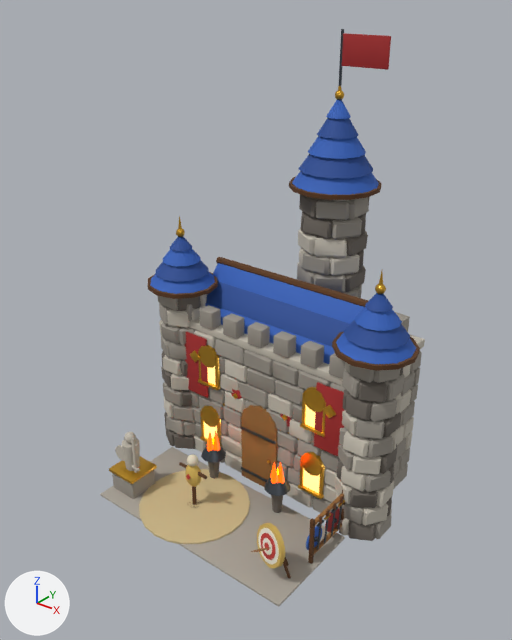
The glTF model modele3d/export/mapa/koszary_poz20.glb as it was, and as the next commit left it.
Rendered twice from a camera (50 mm lens) standing at (10.7, -13.44, 13.85) and looking at (0.01, -0.08, 5.57). The axes (+X, +Y, +Z) are drawn at lower left. The lights are the same throughout. The first picture is the older version. Vertices at exactly the same position are counted once.

Objects in the first picture: 'koszary_poz20'.
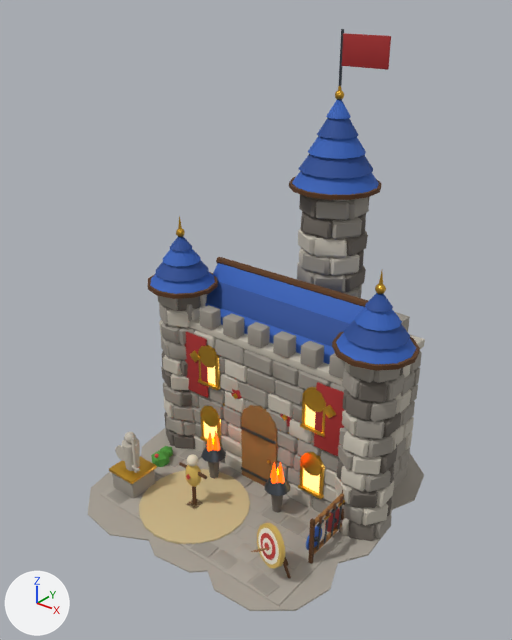
Where the change shows, as pixel boxes [x1, y1, x2, y2] in the pictures (512 x 640 px):
```json
{"object": "koszary_poz20", "change": "reshaped", "before": [100, 29, 425, 607], "after": [88, 29, 425, 611]}
{"part": 1, "of": "me_koszary_poz20", "change": "added", "after": [88, 472, 149, 541]}
{"part": 2, "of": "me_koszary_poz20", "change": "added", "after": [141, 428, 202, 461]}
{"part": 3, "of": "me_koszary_poz20", "change": "added", "after": [144, 526, 208, 573]}
{"part": 4, "of": "me_koszary_poz20", "change": "added", "after": [219, 462, 268, 496], "on screen": "mostly hidden"}
{"part": 5, "of": "me_koszary_poz20", "change": "added", "after": [204, 560, 338, 611]}
{"part": 6, "of": "me_koszary_poz20", "change": "added", "after": [283, 495, 386, 565]}
{"part": 7, "of": "me_koszary_poz20", "change": "added", "after": [391, 454, 424, 510]}
{"part": 8, "of": "me_koszary_poz20", "change": "added", "after": [107, 446, 326, 597]}
```

The change, as JSON lines over the scene's bpy script:
```json
{"op": "add", "block": "mat_mapa_leaves", "code": ["mat_mapa_leaves = principled_material('mapa_leaves')", "mat_mapa_leaves.base_color = (0.0782, 0.323, 0.0423)  # green #4f9a3a", "mat_mapa_leaves.roughness = 0.85"]}
{"op": "add", "block": "mat_mapa_flower_r", "code": ["mat_mapa_flower_r = principled_material('mapa_flower_r')", "mat_mapa_flower_r.base_color = (0.745, 0.0648, 0.0648)  # red #e04848", "mat_mapa_flower_r.roughness = 0.7"]}
{"op": "add", "block": "mat_mapa_flower_y", "code": ["mat_mapa_flower_y = principled_material('mapa_flower_y')", "mat_mapa_flower_y.base_color = (0.888, 0.631, 0.0685)  # yellow #f2d04a", "mat_mapa_flower_y.roughness = 0.7"]}
{"block": "me_koszary_poz20", "where": "# used by ob_koszary_poz20; location = (0.0, 0.0, 0.0)"}
{"op": "remove", "block": "me_koszary_poz20", "code": "me_koszary_poz20.from_pydata(...)  # 15774 vertices, 29424 faces; spans x -4.37..4.37, y -3.5..4.87, z -0.01..12.6"}
{"op": "add", "block": "me_koszary_poz20", "code": "me_koszary_poz20.from_pydata(...)  # 17346 vertices, 32256 faces; spans x -4.37..4.37, y -4.22..4.87, z -0.13..12.6"}
{"block": "me_koszary_poz20", "change": "me_koszary_poz20 part 1: a new loose piece, a 10-sided cylinder along z spanning x -3.972..-0.314, y -4.22..-0.581, z 0.005..0.045, in mat_mapa_paving (grey #a8a196)"}
{"block": "me_koszary_poz20", "change": "me_koszary_poz20 part 2: a new loose piece, a 10-sided cylinder along z spanning x -4.282..-0.35, y -1.976..1.967, z 0.004..0.046, in mat_mapa_paving (grey #a8a196)"}
{"block": "me_koszary_poz20", "change": "me_koszary_poz20 part 3: a new loose piece, a 10-sided cylinder along z spanning x -1.776..1.861, y -3.987..-0.383, z 0.004..0.046, in mat_mapa_paving (grey #a8a196)"}
{"block": "me_koszary_poz20", "change": "me_koszary_poz20 part 4: a new loose piece, a 10-sided cylinder along z spanning x -1.792..1.819, y -1.965..1.767, z 0.003..0.047, in mat_mapa_paving (grey #a8a196)"}
{"block": "me_koszary_poz20", "change": "me_koszary_poz20 part 5: a new loose piece, a 10-sided cylinder along z spanning x 0.387..3.97, y -3.877..-0.411, z 0.003..0.047, in mat_mapa_paving (grey #a8a196)"}
{"block": "me_koszary_poz20", "change": "me_koszary_poz20 part 6: a new loose piece, a 10-sided cylinder along z spanning x 0.574..4.113, y -1.808..1.836, z 0.002..0.048, in mat_mapa_paving (grey #a8a196)"}
{"block": "me_koszary_poz20", "change": "me_koszary_poz20 part 7: a new loose piece, a 10-sided cylinder along z spanning x -0.004..4.044, y 0.495..4.426, z 0.001..0.049, in mat_mapa_paving (grey #a8a196)"}
{"block": "me_koszary_poz20", "change": "me_koszary_poz20 part 8: 1344 vertices added at x -3.44..2.98, y -3.27..3.43, z -0.12..0.52"}
{"block": "me_koszary_poz20", "change": "other edits to the shape of me_koszary_poz20 do not show in these pictures"}
{"op": "add", "block": "me_koszary_poz20", "code": "me_koszary_poz20.materials.append(mat_mapa_leaves)  # green #4f9a3a"}
{"op": "add", "block": "me_koszary_poz20", "code": "me_koszary_poz20.materials.append(mat_mapa_flower_y)  # yellow #f2d04a"}
{"op": "add", "block": "me_koszary_poz20", "code": "me_koszary_poz20.materials.append(mat_mapa_flower_r)  # red #e04848"}
```
